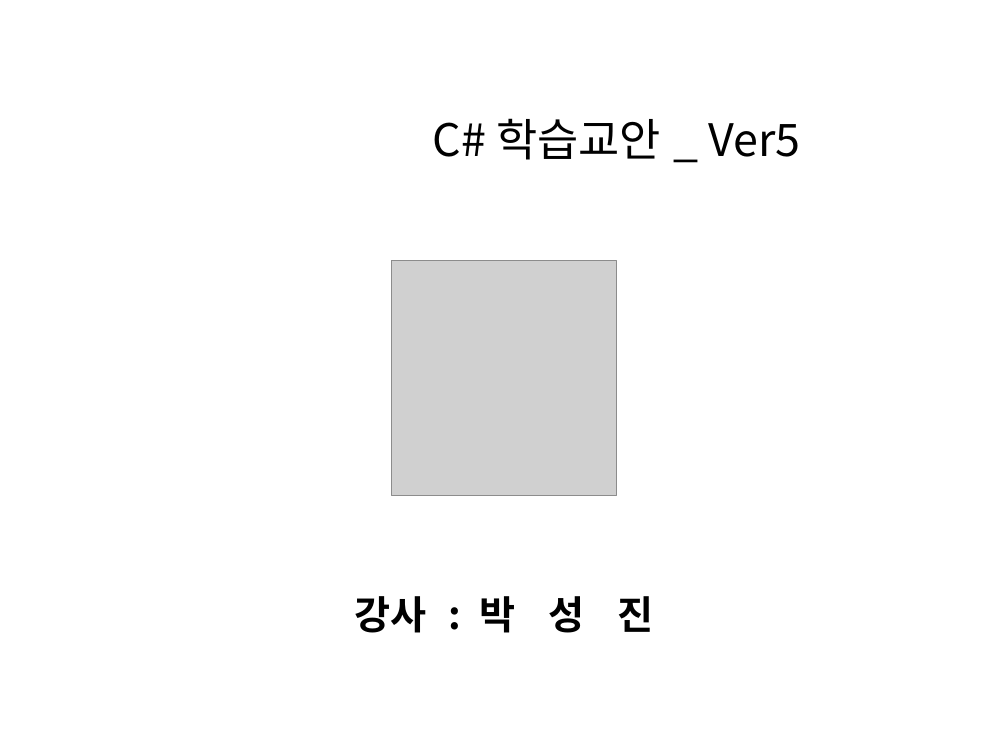
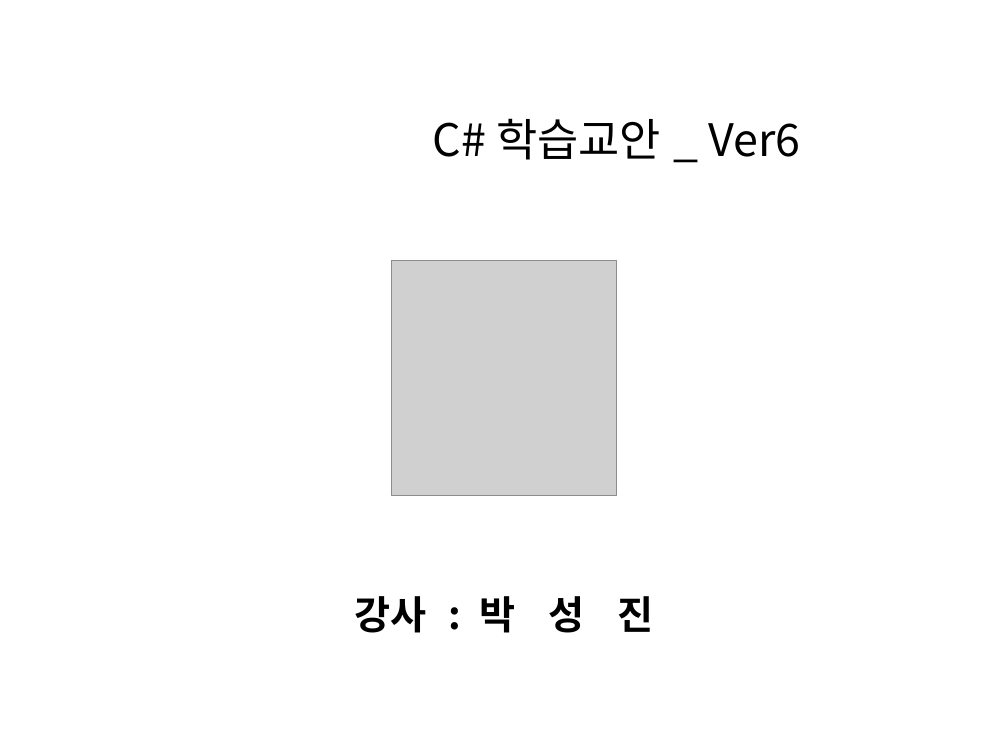
Before and after one commit to skymorning/myProject1_Java, a slide deck: slide 1 of C#학습교안.pptx. Drawn at 1008x756 pixels with LibreOffice and Linux fonts; fonts in the diff are those of the drawing; grey boxes stand for pictures. Boxes give left, top, right and bottom in pixels: in the first picture for what was removed or moved away, otherwise in the second. Text is boxed around its words. In the diff, an @@ line names an element or a change of style, - is before the commit and + after.

```diff
--- a/C#학습교안.pptx
+++ b/C#학습교안.pptx
@@ text at (432, 118, 801, 160): text changed @@
-C# 학습교안 _ Ver5
+C# 학습교안 _ Ver6
```
Also in this commit, not shown: 1 other file.
